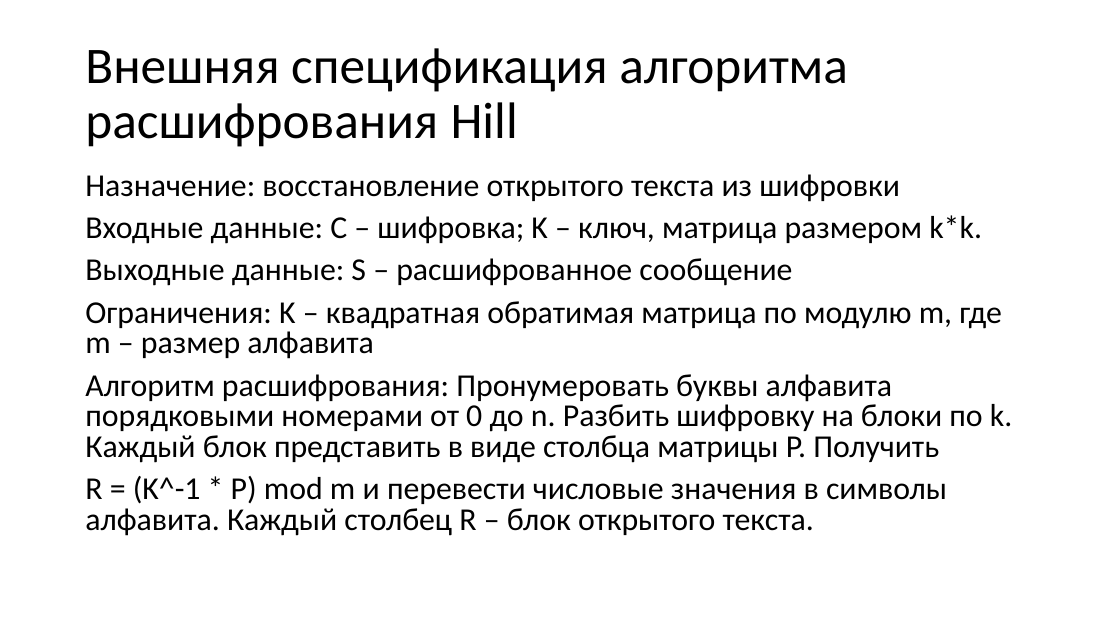
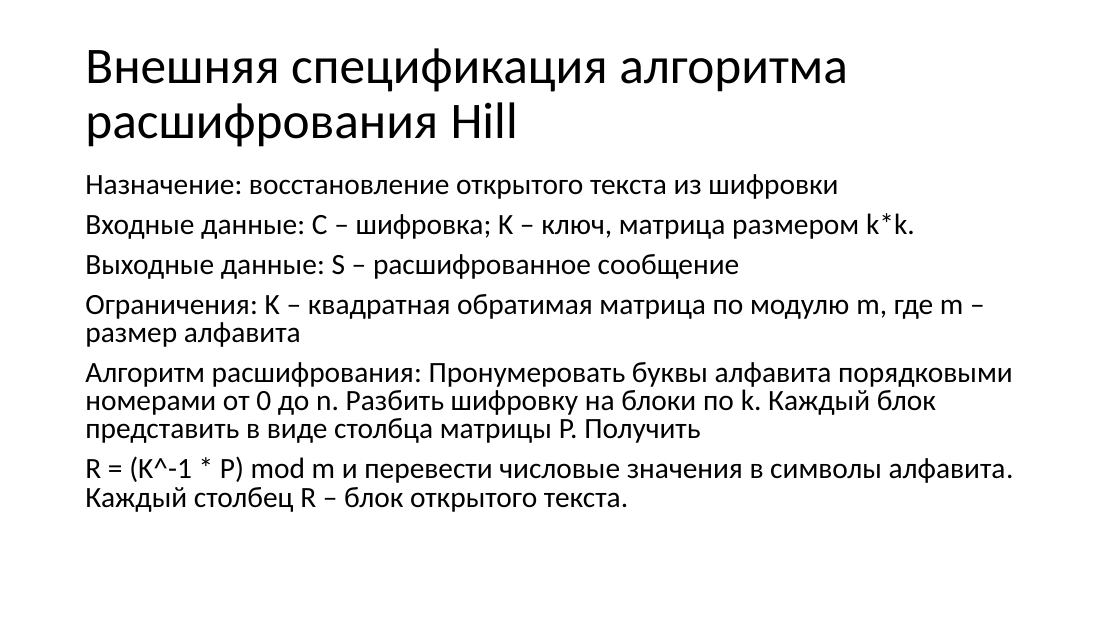
Before and after one commit to Danila-gi/Criptography, a slide deck: slide 23 of lab1/3342ИвановДМЛАБ1.pptx. Drawn at 1120x630 pixels with LibreOffice and Linux fonts; fonts in the diff are those of the drawing. Boxes give left, top, right and bottom in pixels: in the first picture for what was removed or moved away, otherwise in the second. Text is boxed around its words. In the diff, an @@ line names an element or a change of style, - is before the commit and + after.

```diff
--- a/lab1/3342ИвановДМЛАБ1.pptx
+++ b/lab1/3342ИвановДМЛАБ1.pptx
@@ text "Назначение: восстановление открытого текста из ..." at box(85, 174, 1014, 512): size 27.3 to 25.2 pt; indent changed @@
```
Also in this commit, not shown: 26 other slides changed, 4 other files.
